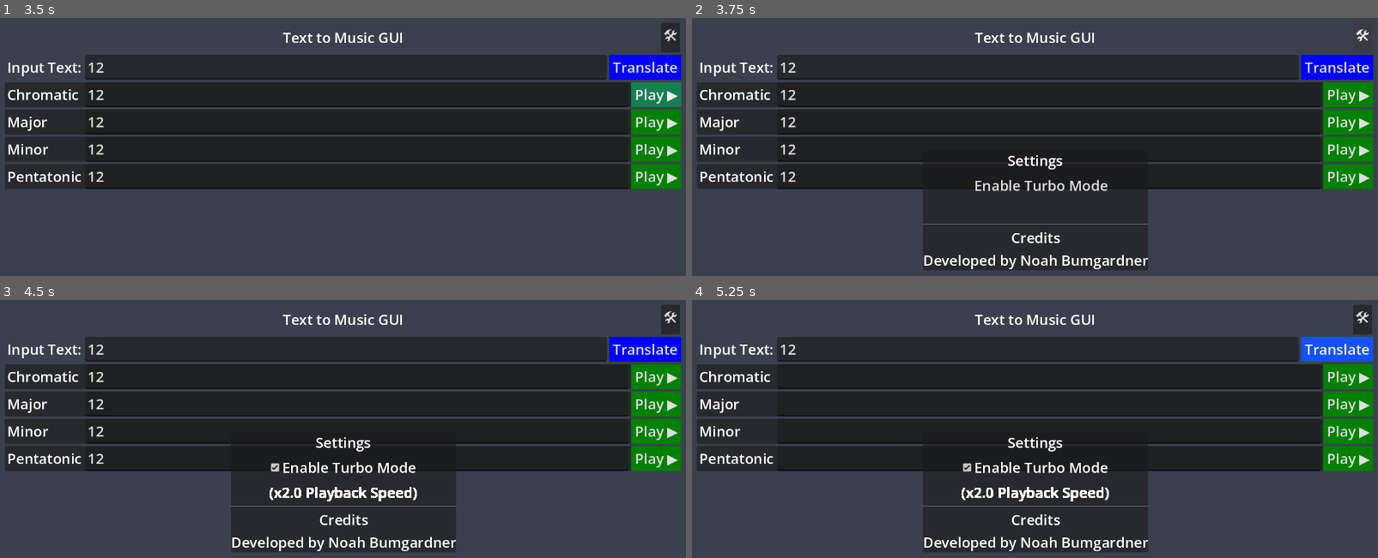
Above: before the commit, frames 1-4 (two rows, left to right).
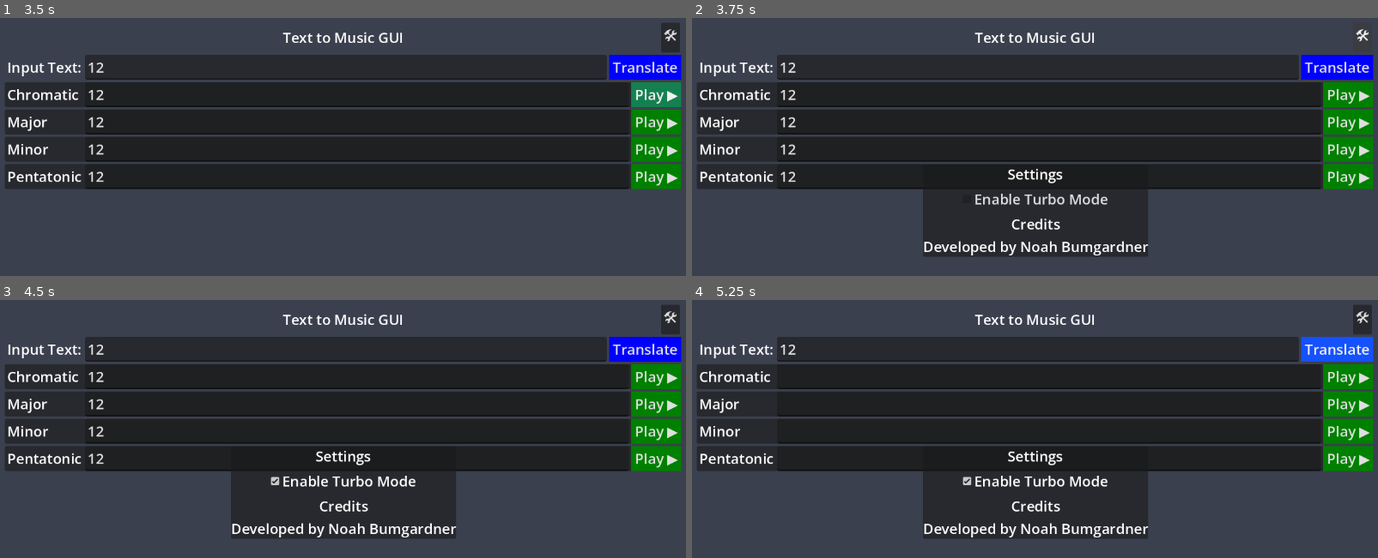
Above: after the commit, the same moments.

Repository: NBumgardner/text-to-music-gui-2015
Game: Godot game, scene res://scenes/text_to_music_gui/text_to_music_gui.tscn
The game is run twice, just before and just after one commit, with the same random seed, the same clock (stepped at 60 frames per second) and the same inputs.
Inputs (mouse positions are in pixels of both pictures, inside the frame that each line leads up to):
- Up to frame 1 (3.5 s): click (343, 67) at 0.52 s; type "12" at 0.6 s; click (356, 95) at 0.75 s; type "12" at 0.83 s; click (356, 121) at 0.98 s; type "12" at 1.07 s; click (356, 149) at 1.27 s; type "12" at 1.35 s; click (356, 175) at 1.5 s; type "12" at 1.58 s; click "Play ▶" at 2 s; click "Play ▶" at 2.75 s
- Up to frame 2 (3.75 s): click "🛠" at 3.5 s
- Up to frame 3 (4.5 s): click "Enable Turbo Mode" at 4.25 s
- Up to frame 4 (5.25 s): click "Translate" at 5 s

Frame 1 is identical in both runs. In frame 2, 3.9% of the frame differs, in the area x 33-67%, y 53-98%; in frame 3, 4.6%; in frame 4, 4.6%.

Commit message:
Revert "Hide Description Until Select, Bad Color"
This reverts commit 8ccc508e8516050c10f1bcc660e37f02546e6d24.

Diff:
--- a/v2-godot/scenes/settings_menu/settings_menu.gd
+++ b/v2-godot/scenes/settings_menu/settings_menu.gd
@@ -5,13 +5,5 @@
 signal turbo_mode_toggle_requested(toggled_on: bool)
 
 
-@onready var turbo_mode_description = $VBoxContainer/TurboModeDescription
-
-
-func _ready():
-	turbo_mode_description.set_modulate(Color(255, 255, 255, 0))
-
-
 func _on_check_box_toggled(toggled_on: bool) -> void:
 	turbo_mode_toggle_requested.emit(toggled_on)
-	turbo_mode_description.set_modulate(Color(255, 255, 255, 255))
--- a/v2-godot/scenes/settings_menu/settings_menu.tscn
+++ b/v2-godot/scenes/settings_menu/settings_menu.tscn
@@ -23,14 +23,6 @@
 size_flags_horizontal = 4
 text = "Enable Turbo Mode"
 
-[node name="TurboModeDescription" type="Label" parent="VBoxContainer" unique_id=178435131]
-layout_mode = 2
-text = "(x2.0 Playback Speed)"
-horizontal_alignment = 1
-
-[node name="HSeparator" type="HSeparator" parent="VBoxContainer" unique_id=1972121968]
-layout_mode = 2
-
 [node name="LabelCredits" type="Label" parent="VBoxContainer" unique_id=1849461927]
 layout_mode = 2
 text = "Credits"
